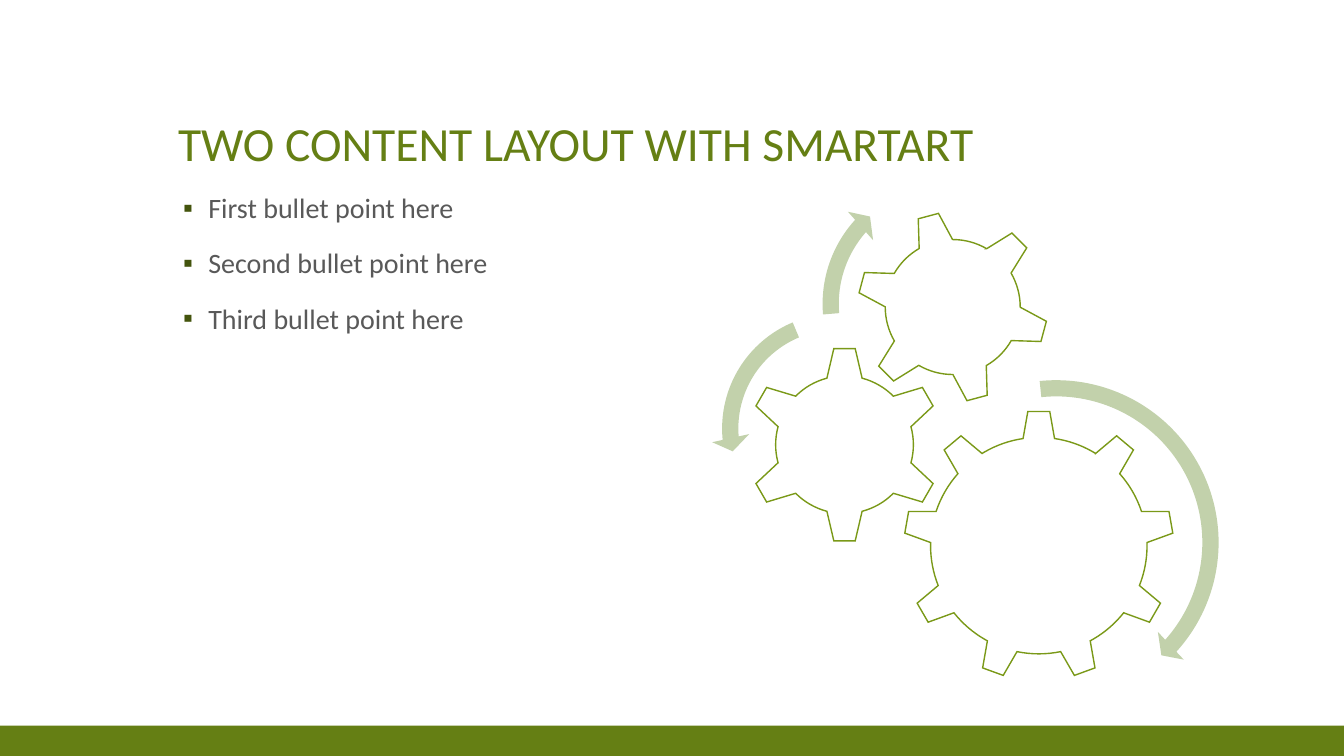
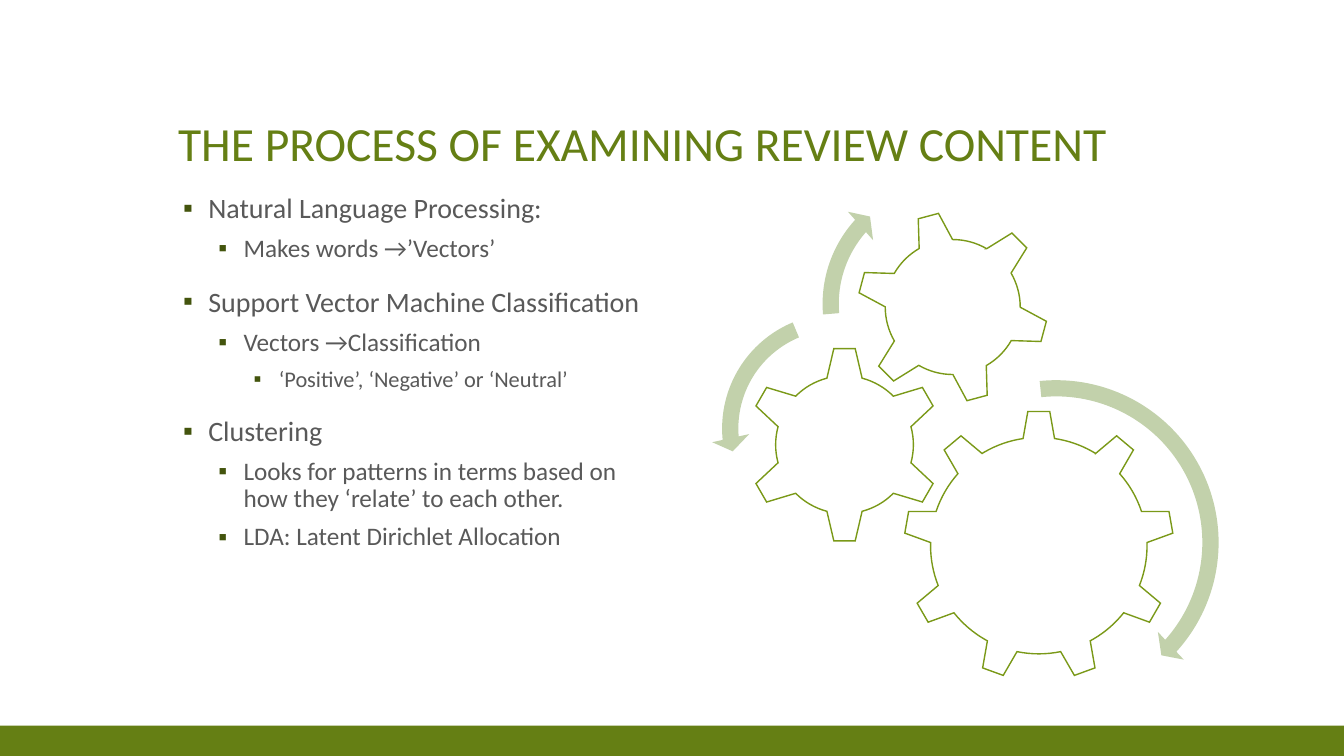
Before and after one commit to andiosika/Flatiron_Capstone, a slide deck: slide 7 of appreview.pptx (slide 5 before the commit). Drawn at 1344x756 pixels with LibreOffice and Linux fonts; fonts in the diff are those of the drawing. Boxes give left, top, right and bottom in pixels: in the first picture for what was removed or moved away, otherwise in the second. Text is boxed around its words. In the diff, an @@ line names an element or a change of style, - is before the commit and + after.

```diff
--- a/appreview.pptx
+++ b/appreview.pptx
@@ title at box(178, 130, 1106, 162): text changed @@
-TWO CONTENT LAYOUT WITH SMARTART
+THE PROCESS OF EXAMINING REVIEW CONTENT
@@ text at box(208, 198, 639, 545): text changed; size 20 to 18 pt @@
-▪ First bullet point here
-▪ Second bullet point here
-▪ Third bullet point here
+▪ Natural Language Processing:
+  ▪ Makes words →’Vectors’
+▪ Support Vector Machine Classification
+  ▪ Vectors →Classification
+    ▪ ‘Positive’, ‘Negative’ or ‘Neutral’
+▪ Clustering
+  ▪ Looks for patterns in terms based on how they ‘relate’ to each other.
+  ▪ LDA: Latent Dirichlet Allocation
```
Also in this commit, not shown: 1 other slide changed, 13 slides added, 9 slides removed, 14 other files.
